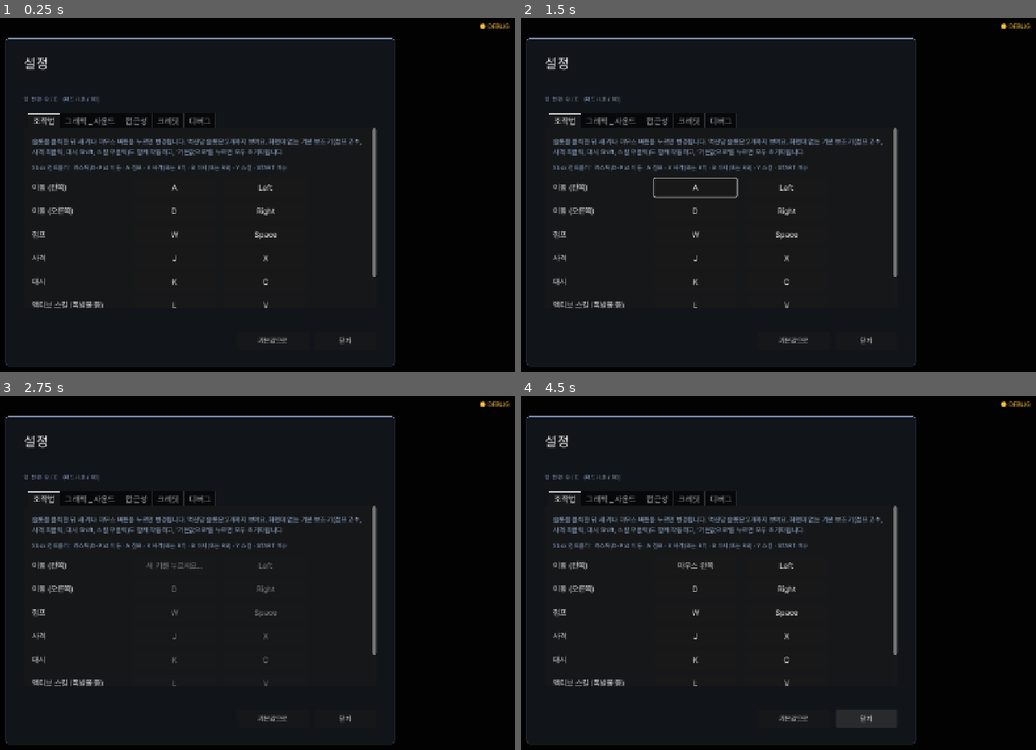
Above: before the commit, frames 1-4 (two rows, left to right).
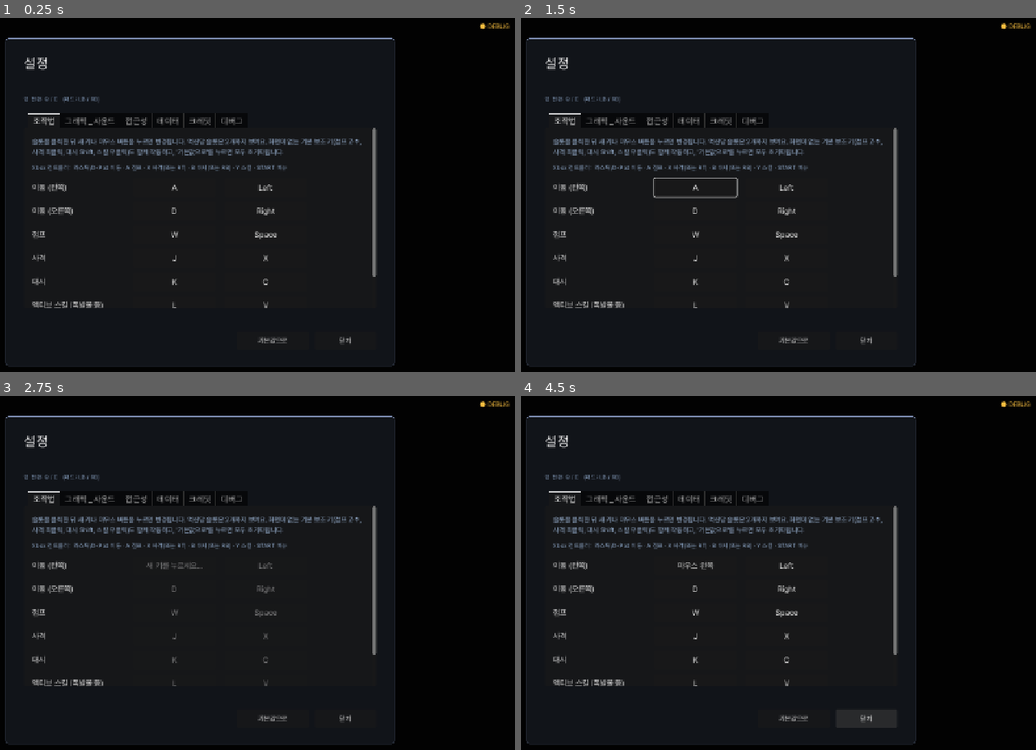
Above: after the commit, the same moments.

Repository: soomin007/EyesOnYou-Full
Game: Godot game, scene res://scenes/settings.tscn
Two runs of this game, one before a commit and one after it. Both use one fixed random seed, a clock stepped at 60 frames per second and the inputs below. This scene is started directly instead of the project's main scene. Sound files missing from this copy of the repository are replaced by a short silence.
Inputs:
- Up to frame 1 (0.25 s): no input
- Up to frame 2 (1.5 s): click "패드 START" at 0.5 s; click "패드 START" at 1.25 s
- Up to frame 3 (2.75 s): click "A" at 2 s
- Up to frame 4 (4.5 s): click "기본값으로" at 2.75 s; click "마우스 왼쪽" at 3.5 s; click "닫기" at 4.25 s

The runs differ from the first frame. In frame 1, 0.1% of the frame differs, in the area x 30-47%, y 28-31%; in frame 2, 0.1%; in frame 3, 0.1%; in frame 4, 0.1%.

Commit message:
fix(settings): 디버그 탭 이중 스크롤 붕괴 수정 + 진행 데이터 초기화 일반 노출
- 디버그 탭 내부 ScrollContainer 제거: 모든 탭을 감싸는 _scroll_wrap과
  이중 래핑되어 안쪽 내용이 최소 높이 ~36px로 접혀 탭이 비어 보였음
  (c0e7c27에서 유입, 사용자 보고)
- _scroll_wrap에 follow_focus 추가(키보드 포커스 따라 스크롤)
- 데이터 탭 신설(모든 유저 노출): 진행 현황 요약 + 진행 데이터 초기화
  2단 확인 버튼(무장 4초, 시간 경과·탭 전환 시 원복), 실행 시 타이틀 복귀
- 초기화 범위는 진행 데이터만: run/palimpsest 삭제 + reset_meta_memory,
  키 바인드·볼륨·화면·접근성 설정은 유지

부팅 스모크 + 임시 스모크 씬 PASS(탭 6종·디버그 내용 높이 4610px·
중첩 스크롤 0·2단 확인 무장/원복)

Co-Authored-By: Claude Fable 5 <noreply@anthropic.com>

Diff:
--- a/scripts/Settings.gd
+++ b/scripts/Settings.gd
@@ -99,6 +99,7 @@
 	tabs.add_child(_scroll_wrap(_build_keybind_tab()))
 	tabs.add_child(_scroll_wrap(_build_av_tab()))
 	tabs.add_child(_scroll_wrap(_build_accessibility_tab()))
+	tabs.add_child(_scroll_wrap(_build_data_tab()))
 	tabs.add_child(_scroll_wrap(_build_credits_tab()))
 	# 디버그 탭은 잠금 해제(GameState.debug_unlocked) 시에만 노출.
 	# 잠금 해제는 Title 화면에서 비밀 키 시퀀스 "snu" 입력으로.
@@ -232,17 +233,12 @@
 	outer.add_theme_constant_override("margin_top", 18)
 	outer.add_theme_constant_override("margin_bottom", 18)
 
-	# 행이 계속 늘어나는 탭 — 처음부터 스크롤로(고정 패널 오버플로 함정, known_issues).
-	var scroll := ScrollContainer.new()
-	scroll.follow_focus = true
-	scroll.size_flags_horizontal = Control.SIZE_EXPAND_FILL
-	scroll.size_flags_vertical = Control.SIZE_EXPAND_FILL
-	outer.add_child(scroll)
-
+	# 스크롤은 _scroll_wrap(모든 탭 공통)이 담당한다. 여기서 ScrollContainer를 또 만들면 이중 래핑:
+	# 안쪽 스크롤이 최소 높이를 0으로 보고해 탭 내용 전체가 접혀 사라진다(2026-08-14, known_issues).
 	var v := VBoxContainer.new()
 	v.size_flags_horizontal = Control.SIZE_EXPAND_FILL
 	v.add_theme_constant_override("separation", 14)
-	scroll.add_child(v)
+	outer.add_child(v)
 
 	v.add_child(_make_section_header("연습장"))
 
@@ -351,6 +347,9 @@
 func _refresh_meta_status() -> void:
 	if _meta_status_label != null and is_instance_valid(_meta_status_label):
 		_meta_status_label.text = _meta_status_text()
+	# 데이터 탭 현황도 같이 갱신(디버그 탭 초기화 버튼을 눌러도 두 현황이 어긋나지 않게).
+	if _data_status_label != null and is_instance_valid(_data_status_label):
+		_data_status_label.text = _data_status_text()
 
 func _remove_user_file(fname: String) -> void:
 	var d := DirAccess.open("user://")
@@ -597,6 +596,7 @@
 func _scroll_wrap(content: Control) -> ScrollContainer:
 	var sc := ScrollContainer.new()
 	sc.name = content.name
+	sc.follow_focus = true
 	sc.horizontal_scroll_mode = ScrollContainer.SCROLL_MODE_DISABLED
 	sc.vertical_scroll_mode = ScrollContainer.SCROLL_MODE_AUTO
 	content.size_flags_horizontal = Control.SIZE_EXPAND_FILL
@@ -725,6 +725,88 @@
 	# 켤 때 위치/모양을 보여주는 예시 한 줄.
 	if pressed:
 		Accessibility.preview_caption()
+
+# 데이터 탭(모든 유저 노출) — 진행 데이터 초기화. 디버그 탭에만 있던 초기화를 일반 유저용으로
+# 꺼낸 것(사용자 2026-08-14). 파괴적 동작이라 디버그와 달리 2단 확인: 한 번 누르면 확인 문구로
+# 바뀌고, 제한 시간 안에 한 번 더 눌러야 실행. 키 바인드·볼륨·화면·접근성 설정은 유지한다.
+var _data_status_label: Label = null
+var _data_reset_btn: Button = null
+var _data_reset_arm_t: float = 0.0
+const DATA_RESET_ARM_WINDOW: float = 4.0
+const DATA_RESET_LABEL: String = "진행 데이터 초기화"
+const DATA_RESET_CONFIRM_LABEL: String = "정말 초기화할까요? 한 번 더 누르면 실행돼요"
+
+func _build_data_tab() -> Control:
+	var outer := MarginContainer.new()
+	outer.name = "데이터"
+	outer.add_theme_constant_override("margin_left", 16)
+	outer.add_theme_constant_override("margin_right", 16)
+	outer.add_theme_constant_override("margin_top", 18)
+	outer.add_theme_constant_override("margin_bottom", 18)
+	var v := VBoxContainer.new()
+	v.add_theme_constant_override("separation", 14)
+	outer.add_child(v)
+
+	v.add_child(_make_section_header("진행 데이터"))
+	_data_status_label = Label.new()
+	_data_status_label.text = _data_status_text()
+	_data_status_label.add_theme_font_size_override("font_size", 13)
+	_data_status_label.add_theme_color_override("font_color", Color(0.62, 0.72, 0.85))
+	_data_status_label.autowrap_mode = TextServer.AUTOWRAP_WORD_SMART
+	v.add_child(_data_status_label)
+
+	var note := Label.new()
+	note.text = "엔딩·도감·이어하기·완주 기록 등 진행 데이터를 처음 상태로 되돌립니다. 키 설정·볼륨·화면·접근성 설정은 유지돼요."
+	note.add_theme_font_size_override("font_size", 13)
+	note.add_theme_color_override("font_color", Color(0.62, 0.72, 0.85))
+	note.autowrap_mode = TextServer.AUTOWRAP_WORD_SMART
+	v.add_child(note)
+
+	_data_reset_btn = Button.new()
+	_data_reset_btn.text = DATA_RESET_LABEL
+	_data_reset_btn.custom_minimum_size = Vector2(300, 40)
+	_data_reset_btn.add_theme_font_size_override("font_size", 14)
+	_data_reset_btn.pressed.connect(_on_data_reset_pressed)
+	v.add_child(_data_reset_btn)
+
+	var warn := Label.new()
+	warn.text = "되돌릴 수 없어요. 초기화하면 타이틀 화면으로 돌아갑니다."
+	warn.add_theme_font_size_override("font_size", 12)
+	warn.add_theme_color_override("font_color", Color(0.95, 0.78, 0.5))
+	warn.autowrap_mode = TextServer.AUTOWRAP_WORD_SMART
+	v.add_child(warn)
+	return outer
+
+# 유저용 현황 요약. 디버그 현황(_meta_status_text)과 달리 라이벌 기억 등 숨김 시스템은 노출하지 않는다.
+func _data_status_text() -> String:
+	return "완주 %d회 · 엔딩 %d/9 · 도감 %d종 · 이어하기 %s" % [
+		GameState.playthrough_count, GameState.endings_seen.size(), GameState.seen_enemies.size(),
+		"있음" if GameState.has_run() else "없음"]
+
+func _on_data_reset_pressed() -> void:
+	if _data_reset_arm_t <= 0.0:
+		# 1단계: 무장. 확인 문구로 바꾸고 제한 시간 시작(시간이 지나면 _process가 원복).
+		_data_reset_arm_t = DATA_RESET_ARM_WINDOW
+		_data_reset_btn.text = DATA_RESET_CONFIRM_LABEL
+		_data_reset_btn.add_theme_color_override("font_color", Color(0.95, 0.45, 0.4))
+		return
+	_data_reset_arm_t = 0.0
+	# 진행 데이터만 초기화: run.cfg(이어하기)·palimpsest.cfg(재진입) 삭제 + 영속 메타를 메모리에서
+	# 기본값으로 되돌린 뒤 save_settings로 덮어쓴다(settings.cfg의 키·볼륨·화면 값은 그대로 재기록).
+	GameState.clear_run()
+	_remove_user_file("palimpsest.cfg")
+	GameState.reset_meta_memory()
+	GameState.save_settings()
+	# 타이틀로 복귀: 런 도중 초기화해도 다음 RouteMap 자동저장이 run.cfg를 되살리는 누수를 막고,
+	# 타이틀의 이어하기 버튼 표시도 새 상태로 갱신된다.
+	get_tree().paused = false
+	get_tree().change_scene_to_file(SceneRouter.TITLE)
+
+func _disarm_data_reset() -> void:
+	_data_reset_arm_t = 0.0
+	if _data_reset_btn != null and is_instance_valid(_data_reset_btn):
+		_data_reset_btn.text = DATA_RESET_LABEL
+		_data_reset_btn.remove_theme_color_override("font_color")
 
 # 크레딧 탭 — 패널에서 직접 띄우는 오버레이. Settings를 닫지 않고 그 위에 겹쳐 띄움.
 func _build_credits_tab() -> Control:
@@ -908,6 +990,11 @@
 	# content_scale_factor를 OrientationGuard가 프레임 뒤 바꿀 수 있어 매 프레임 패널 맞춤 재확인
 	# (_fit_to_viewport는 뷰포트 크기 변화 시에만 실제 재배치 → 저렴).
 	_fit_to_viewport()
+	# 데이터 초기화 2단 확인: 제한 시간이 지나면 무장 해제(문구 원복).
+	if _data_reset_arm_t > 0.0:
+		_data_reset_arm_t -= delta
+		if _data_reset_arm_t <= 0.0:
+			_disarm_data_reset()
 	# 위/아래 hold 연속 이동 — Godot 기본 ui_up/down은 echo로 자동 반복되지 않음.
 	if capturing_action != "":
 		return
@@ -993,6 +1080,8 @@
 				elif jb.button_index == JOY_BUTTON_RIGHT_SHOULDER:
 					tab_dir = 1
 		if tab_dir != 0 and tabs != null:
+			# 탭을 떠나면 초기화 무장 해제 — 다른 탭에서 돌아왔을 때 확인 문구가 남아있지 않게.
+			_disarm_data_reset()
 			var n: int = tabs.get_tab_count()
 			if n > 0:
 				tabs.current_tab = (tabs.current_tab + tab_dir + n) % n
